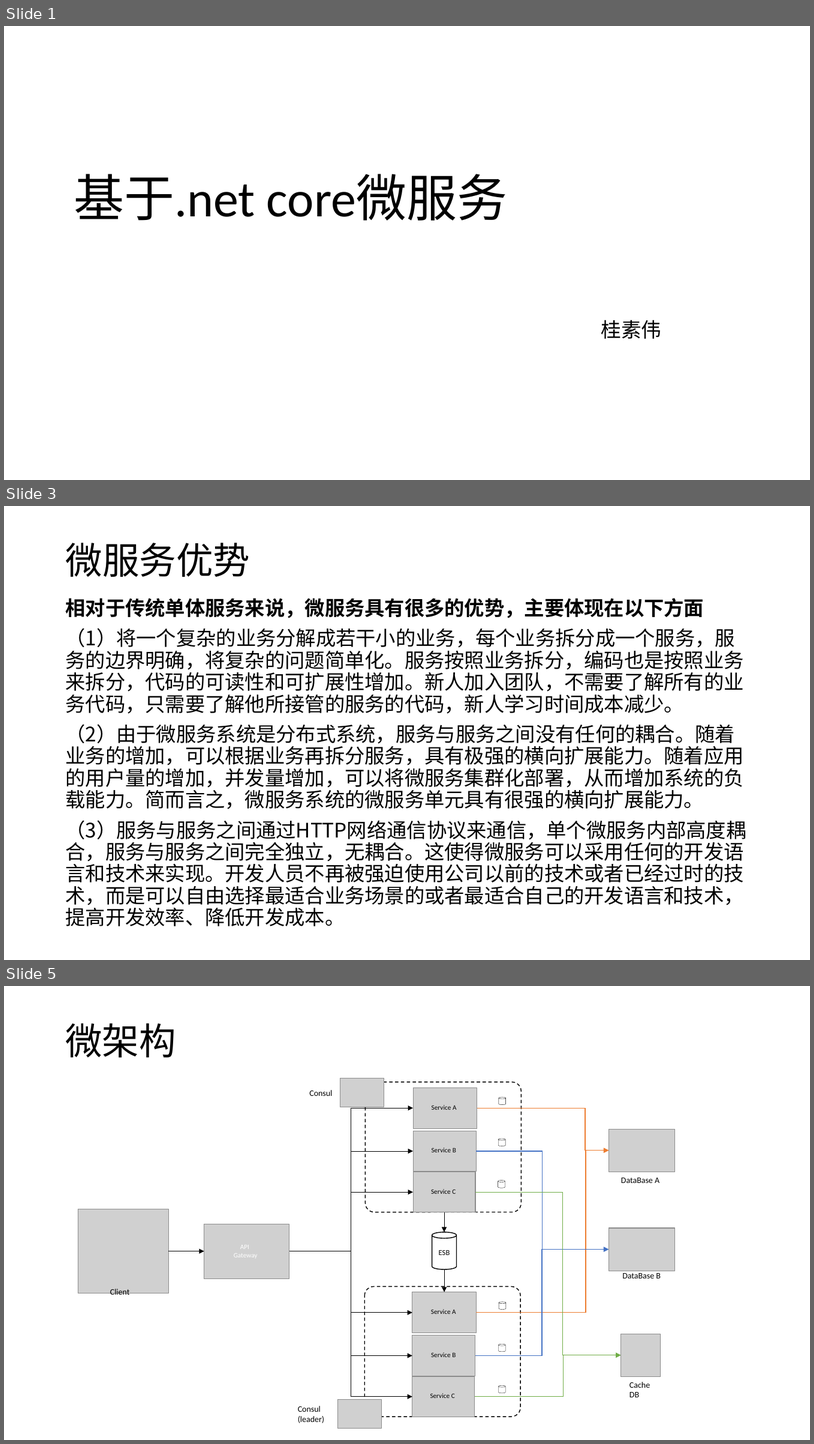
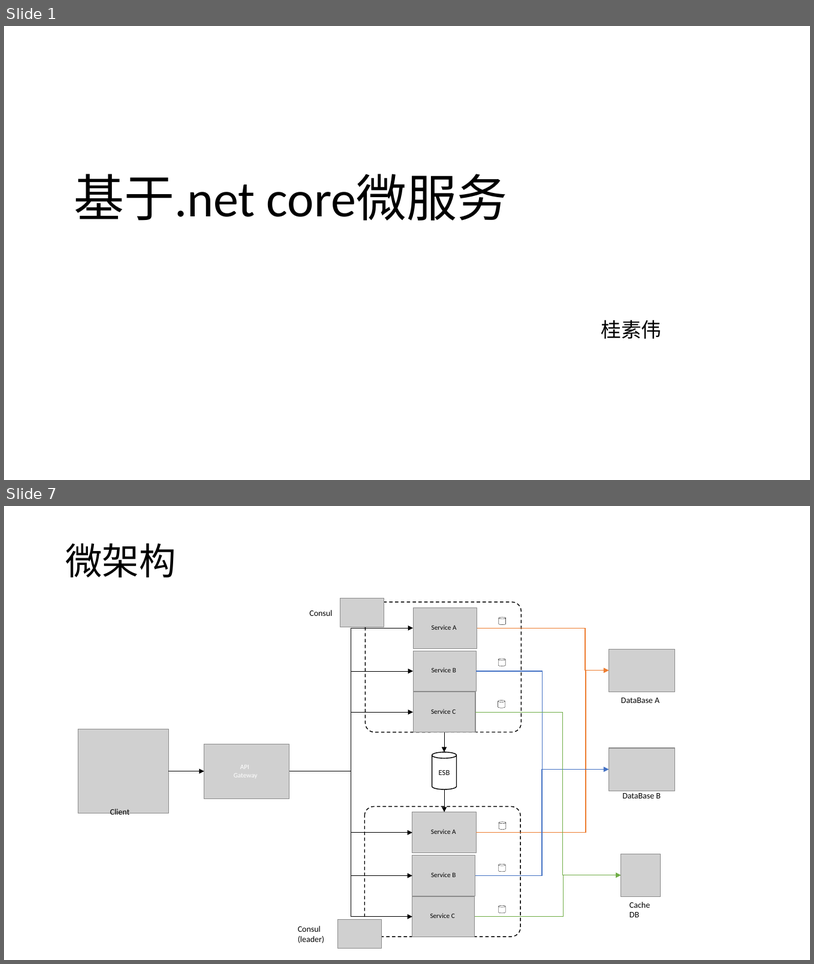
Before and after one commit to axzxs2001/HisMicroserviceSample, a slide deck: HisMicroserviceSample/Doc/基于.net core微服务.pptx. Shown one above the other, each under a label of ours: slides 1, 3 and 5 before the commit, slides 1 and 7 after it; the slides between them are not shown. The pictures are 814x1444 and 814x964 pixels, drawn with LibreOffice and Linux fonts; fonts in the diff are those of the drawing; grey boxes stand for pictures; background and template pictures are left out. Boxes give left, top, right and bottom in pixels: in the first picture for what was removed or moved away, otherwise in the second. Text is boxed around its words. In the diff, an @@ line names an element or a change of style, - is before the commit and + after.

Commit message:
完善文档，调整服务项目接口。

```diff
--- a/HisMicroserviceSample/Doc/基于.net core微服务.pptx
+++ b/HisMicroserviceSample/Doc/基于.net core微服务.pptx
@@ slide 3 removed at box(4, 506, 810, 960), background picture (left out) @@
@@ title removed at box(65, 543, 250, 577) @@
-微服务优势
@@ text removed at box(65, 598, 746, 926) @@
-相对于传统单体服务来说，微服务具有很多的优势，主要体现在以下方面
-（1）将一个复杂的业务分解成若干小的业务，每个业务拆分成一个服务，服务的边界明确，将复杂的问题简单化。服务按照业务拆分，编码也是按照业务来拆分，代码的可读性和可扩展性增加。新人加入团队，不需要了解所有的业务代码，只需要了解他所接管的服务的代码，新人学习时间成本减少。
-（2）由于微服务系统是分布式系统，服务与服务之间没有任何的耦合。随着业务的增加，可以根据业务再拆分服务，具有极强的横向扩展能力。随着应用的用户量的增加，并发量增加，可以将微服务集群化部署，从而增加系统的负载能力。简而言之，微服务系统的微服务单元具有很强的横向扩展能力。
-（3）服务与服务之间通过HTTP网络通信协议来通信，单个微服务内部高度耦合，服务与服务之间完全独立，无耦合。这使得微服务可以采用任何的开发语言和技术来实现。开发人员不再被强迫使用公司以前的技术或者已经过时的技术，而是可以自由选择最适合业务场景的或者最适合自己的开发语言和技术，提高开发效率、降低开发成本。
@@ what was slide 5 is now slide 7 @@
```
Also in this commit, not shown: 9 slides changed, 5 slides added, 2 other slides removed, 3 other files.
